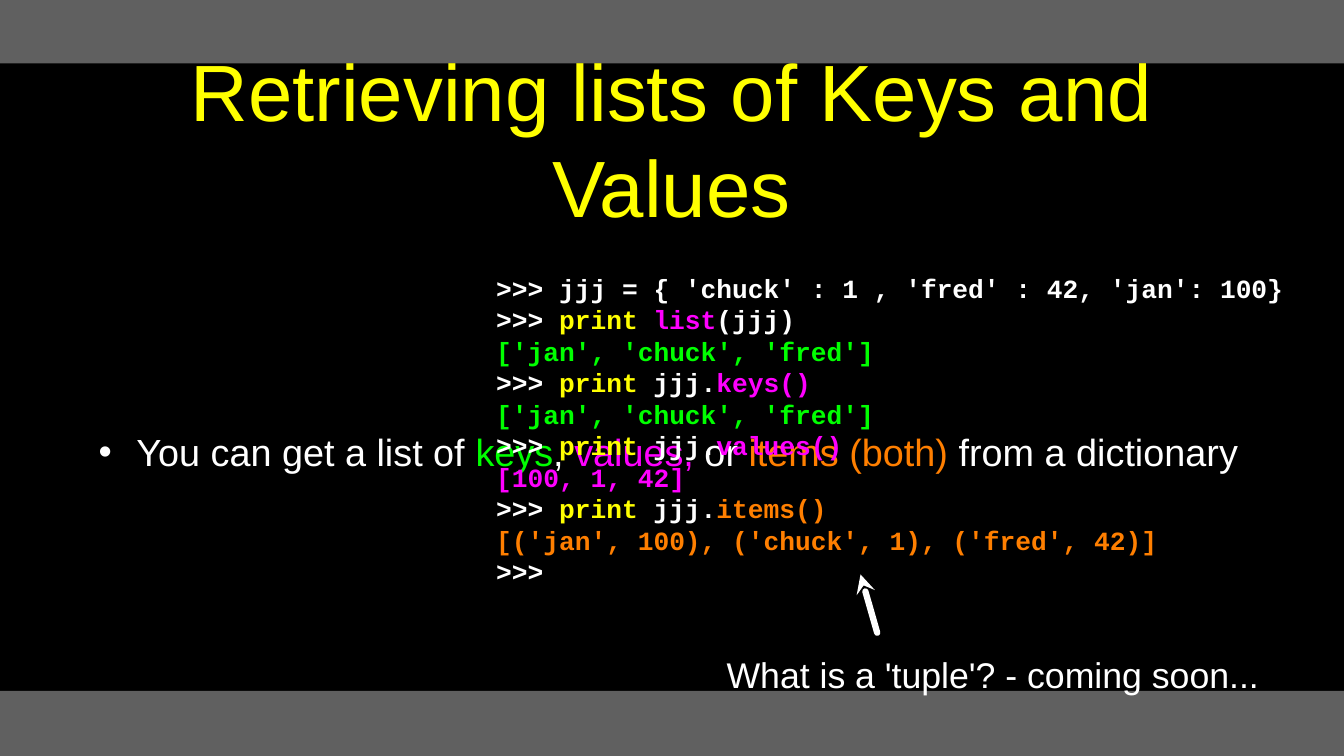
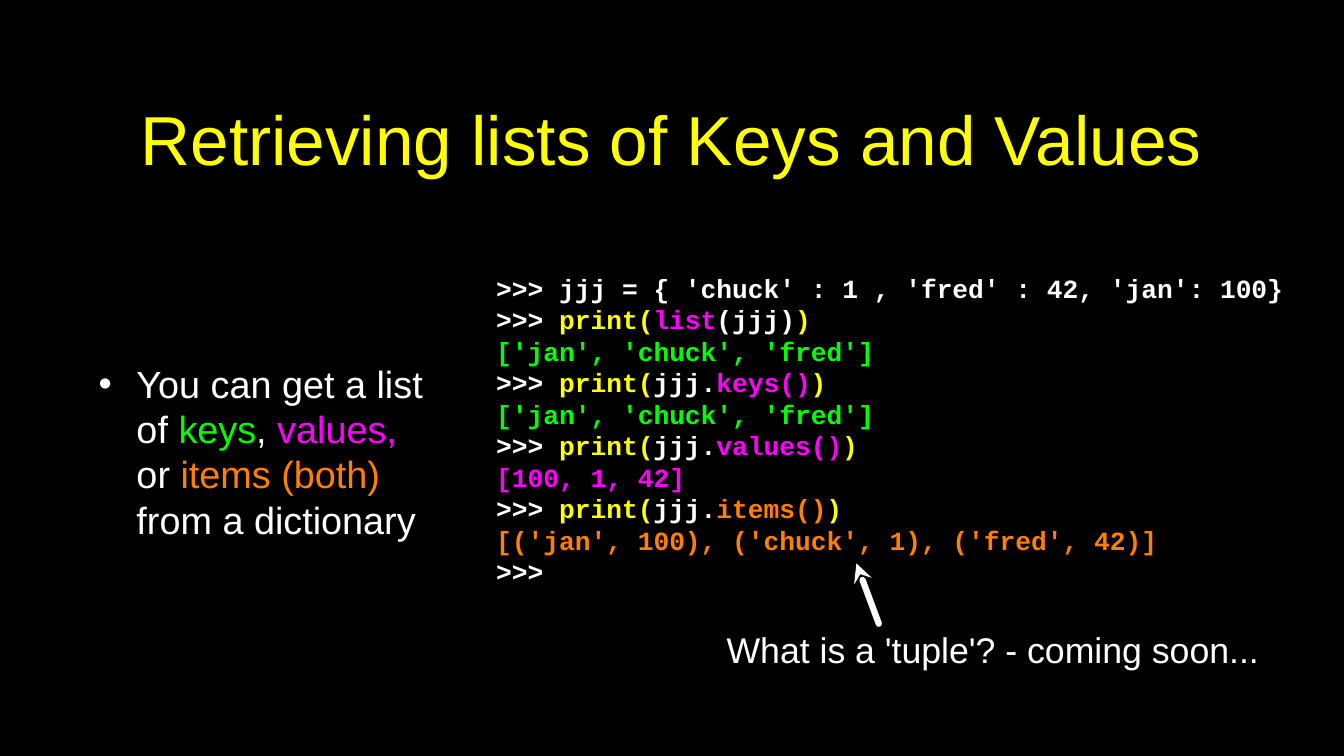
Before and after one commit to csev/py4e, a slide deck: slide 27 of lectures3/Pythonlearn-09-Dictionaries.pptx (slide 28 before the commit). Drawn at 1344x756 pixels with LibreOffice and Linux fonts; fonts in the diff are those of the drawing. Boxes give left, top, right and bottom in pixels: in the first picture for what was removed or moved away, otherwise in the second. Text is boxed around its words. In the diff, an @@ line names an element or a change of style, - is before the commit and + after.

```diff
--- a/lectures3/Pythonlearn-09-Dictionaries.pptx
+++ b/lectures3/Pythonlearn-09-Dictionaries.pptx
@@ rectangle removed at (x1=0, y1=0, x2=1344, y2=63) @@
@@ title "Retrieving lists of Keys and ..." at (x1=141, y1=114, x2=1202, y2=178): size 76 to 66 pt @@
@@ text "You can get a list ..." rewrapped from (x1=136, y1=436, x2=1238, y2=473) to (x1=136, y1=370, x2=423, y2=541) @@
@@ text at (x1=559, y1=311, x2=811, y2=335): text changed @@
->>> print list(jjj)
+>>> print(list(jjj))
@@ text at (x1=559, y1=374, x2=826, y2=398): text changed @@
->>> print jjj.keys()
+>>> print(jjj.keys())
@@ text at (x1=559, y1=437, x2=858, y2=461): text changed @@
->>> print jjj.values()
+>>> print(jjj.values())
@@ text at (x1=559, y1=500, x2=842, y2=524): text changed @@
->>> print jjj.items()
+>>> print(jjj.items())
@@ arrow moved from (860, 574) - (877, 633) to (856, 563) - (878, 624) @@
@@ text "What is a 'tuple'? - ..." moved from (x1=727, y1=662, x2=1259, y2=695) to (x1=727, y1=637, x2=1259, y2=670) @@
@@ rectangle at (x1=0, y1=691, x2=1344, y2=756): fill #606060 to #000000 @@
```
Also in this commit, not shown: 29 other slides changed, 1 slide added, 2 slides removed, 10 other files.
